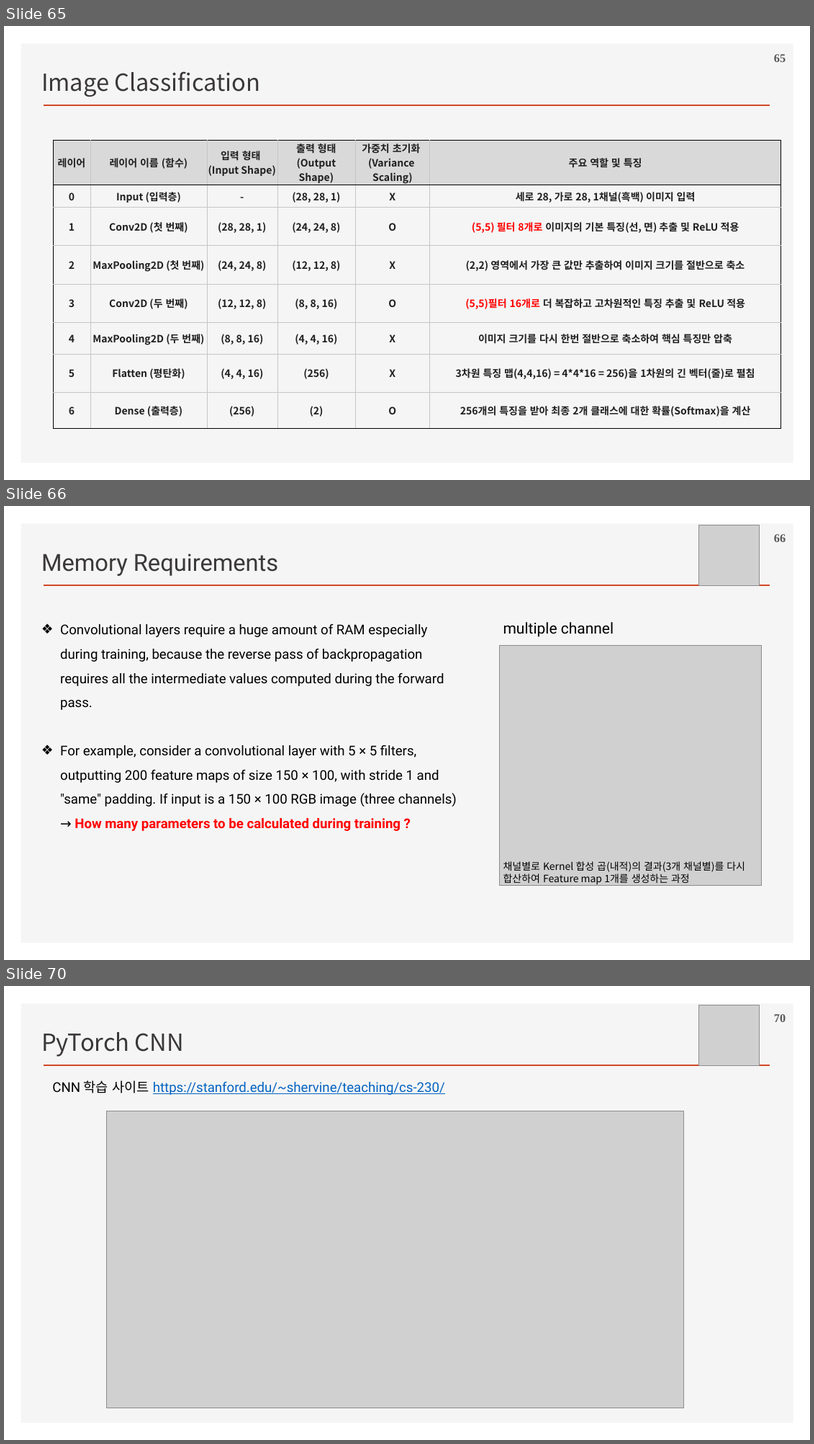
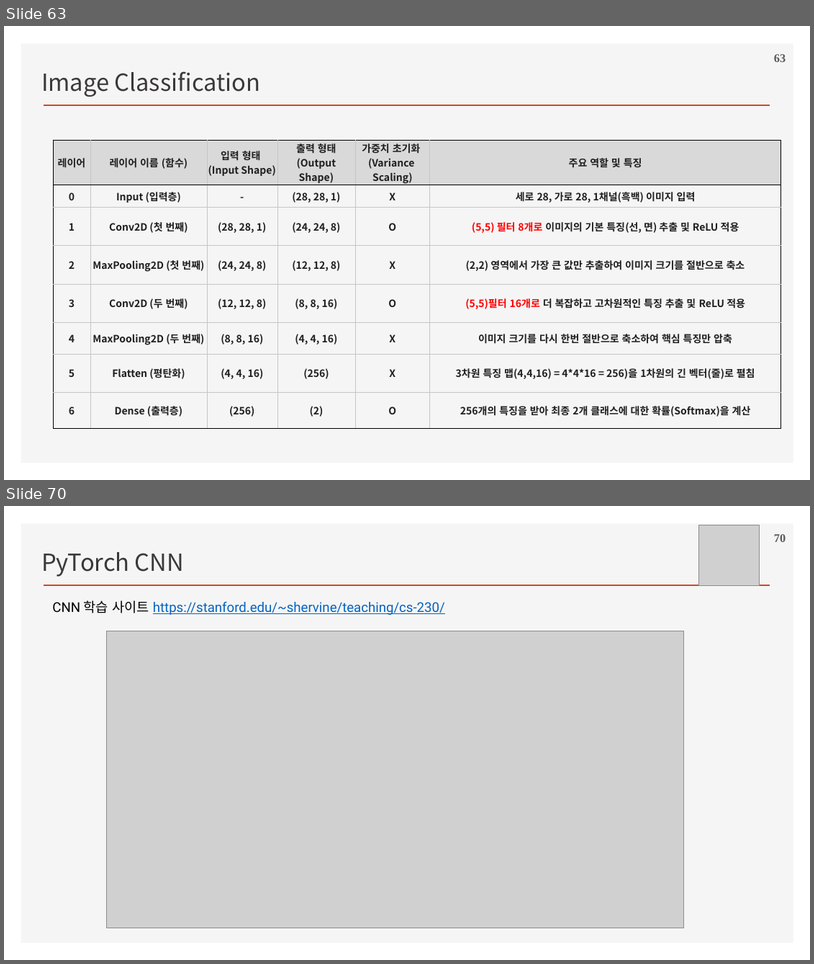
Before and after one commit to ancestor9/2026_Fall_Deep-Learning-with-Python, a slide deck: Chapter 08 Image Classification.pptx. Shown one above the other, each under a label of ours: slides 65, 66 and 70 before the commit, slides 63 and 70 after it; the slides between them are not shown. The pictures are 814x1444 and 814x964 pixels, drawn with LibreOffice and Linux fonts; fonts in the diff are those of the drawing; grey boxes stand for pictures; background and template pictures are left out. Boxes give left, top, right and bottom in pixels: in the first picture for what was removed or moved away, otherwise in the second. Text is boxed around its words. In the diff, an @@ line names an element or a change of style, - is before the commit and + after.

```diff
--- a/Chapter 08 Image Classification.pptx
+++ b/Chapter 08 Image Classification.pptx
@@ slide 66 removed at box(4, 506, 810, 960), background #FFFFFF; not listed: 2 template elements that a slide beside it also shows @@
@@ picture removed at box(699, 525, 759, 586) @@
@@ page number removed at box(774, 534, 786, 542) @@
-66
@@ text removed at box(41, 554, 278, 576) @@
-Memory Requirements
@@ text removed at box(60, 624, 457, 831) @@
-❖ Convolutional layers require a huge amount of RAM especially during training, because the reverse pass of backpropagation requires all the intermediate values computed during the forward pass.
-❖ For example, consider a convolutional layer with 5 × 5 filters, outputting 200 feature maps of size 150 × 100, with stride 1 and "same" padding. If input is a 150 × 100 RGB image (three channels) → How many parameters to be calculated during training ?
@@ text removed at box(504, 622, 614, 637) @@
-multiple channel
@@ picture removed at box(499, 645, 761, 885) @@
@@ text removed at box(504, 861, 746, 884) @@
-채널별로 Kernel 합성 곱(내적)의 결과(3개 채널별)를 다시 합산하여 Feature map 1개를 생성하는 과정
@@ what was slide 65 is now slide 63 @@
@@ page number at box(774, 54, 786, 62): text changed @@
-65
+63
```
Also in this commit, not shown: 6 slides changed, 1 slide added, 5 other slides removed.
